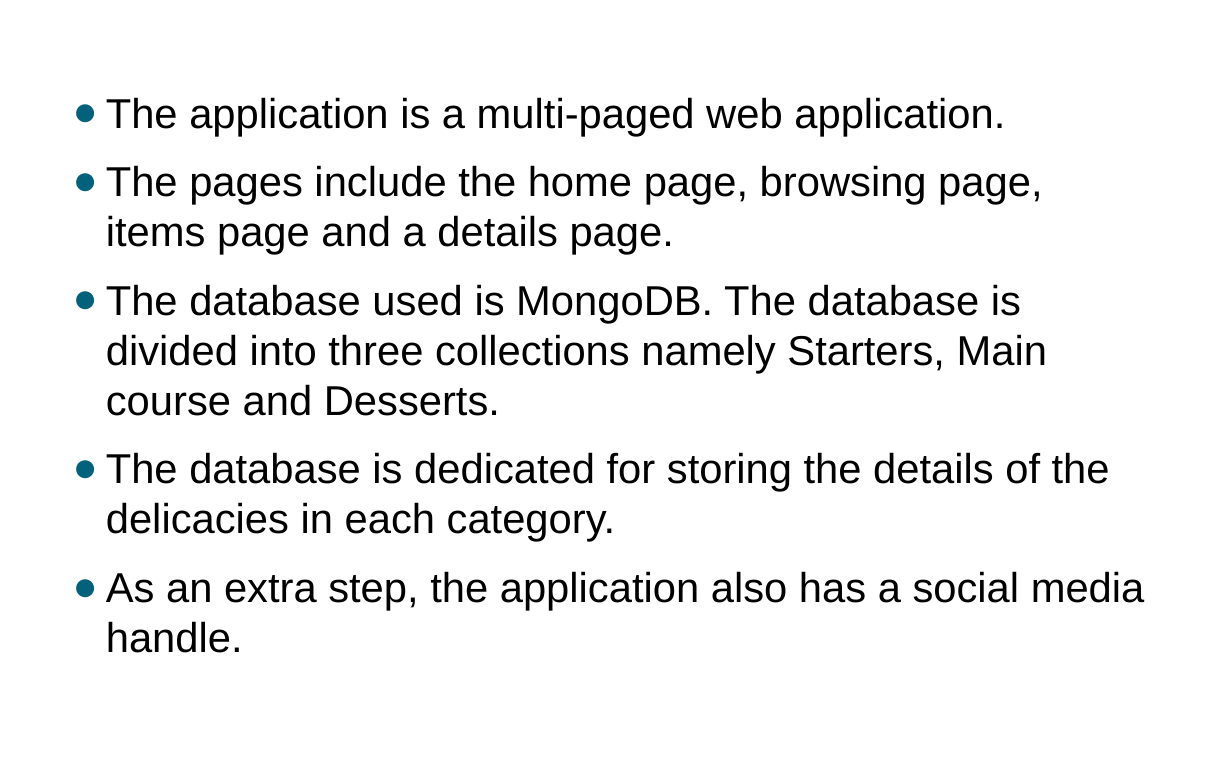
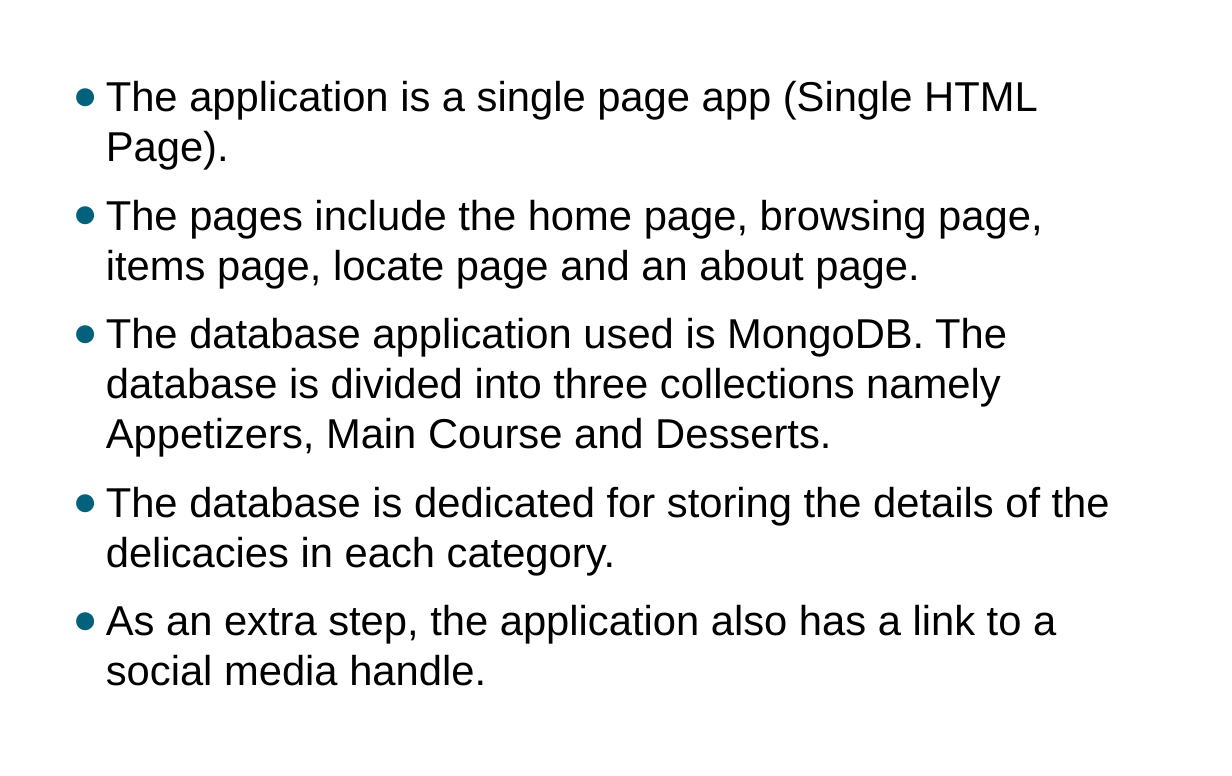
Before and after one commit to anibs2171/sage-cuisine, a slide deck: slide 3 of WTppt.pptx. Drawn at 1232x776 pixels with LibreOffice and Linux fonts; fonts in the diff are those of the drawing; background and template pictures are left out. Boxes give left, top, right and bottom in pixels: in the first picture for what was removed or moved away, otherwise in the second. Text is boxed around its words. In the diff, an @@ line names an element or a change of style, - is before the commit and + after.

```diff
--- a/WTppt.pptx
+++ b/WTppt.pptx
@@ text "The application is a single ...": place and size @@
-text "The application is a single ..." at box(106, 97, 1145, 653)
+text "The application is a single ..." at box(106, 80, 1110, 686)
@@ text at box(106, 80, 1042, 457): text changed @@
-● The application is a multi-paged web application.
-● The pages include the home page, browsing page, items page and a details page.
-● The database used is MongoDB. The database is divided into three collections namely Starters, Main course and Desserts.
+● The application is a single page app (Single HTML Page).
+● The pages include the home page, browsing page, items page, locate page and an about page.
+● The database application used is MongoDB. The database is divided into three collections namely Appetizers, Main Course and Desserts.
@@ text at box(106, 604, 1056, 686): text changed @@
-● As an extra step, the application also has a social media handle.
+● As an extra step, the application also has a link to a social media handle.
```
Also in this commit, not shown: 5 other slides changed, 1 slide added.
